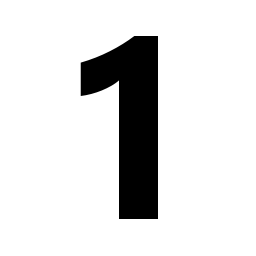
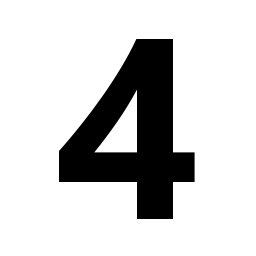
Revision of a layered 256 × 256 image; what changed, layer by layer:
renamed "1" to "4", painted on it over [59, 36, 195, 219]
